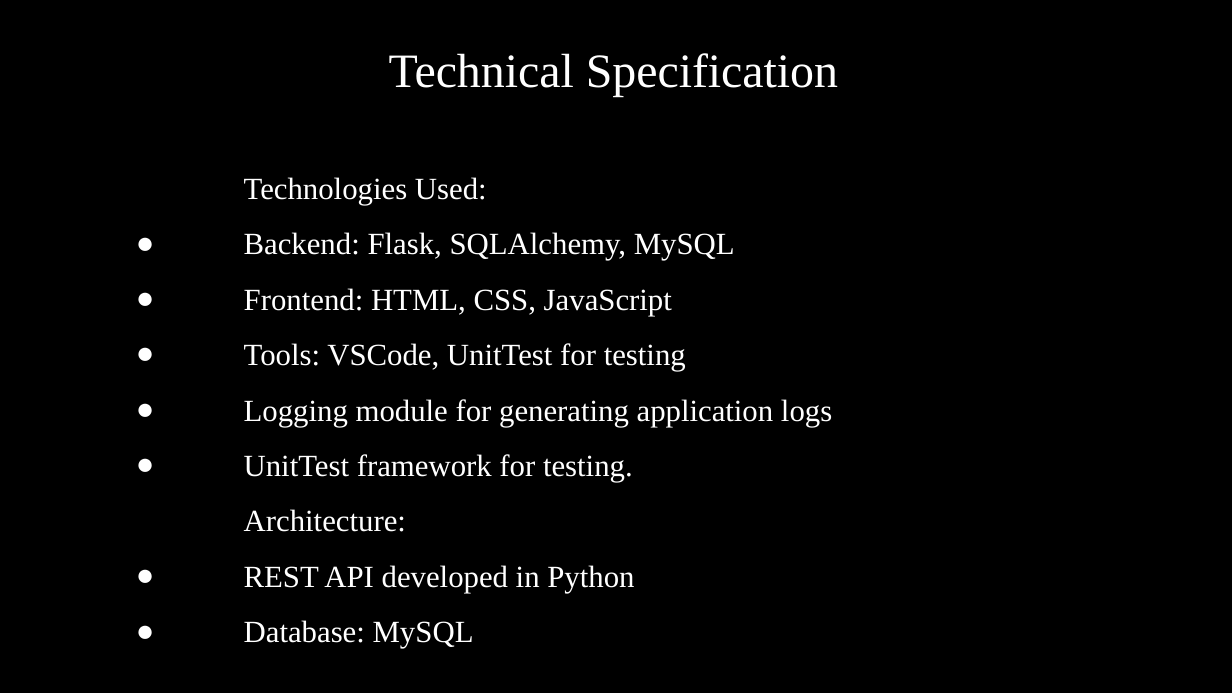
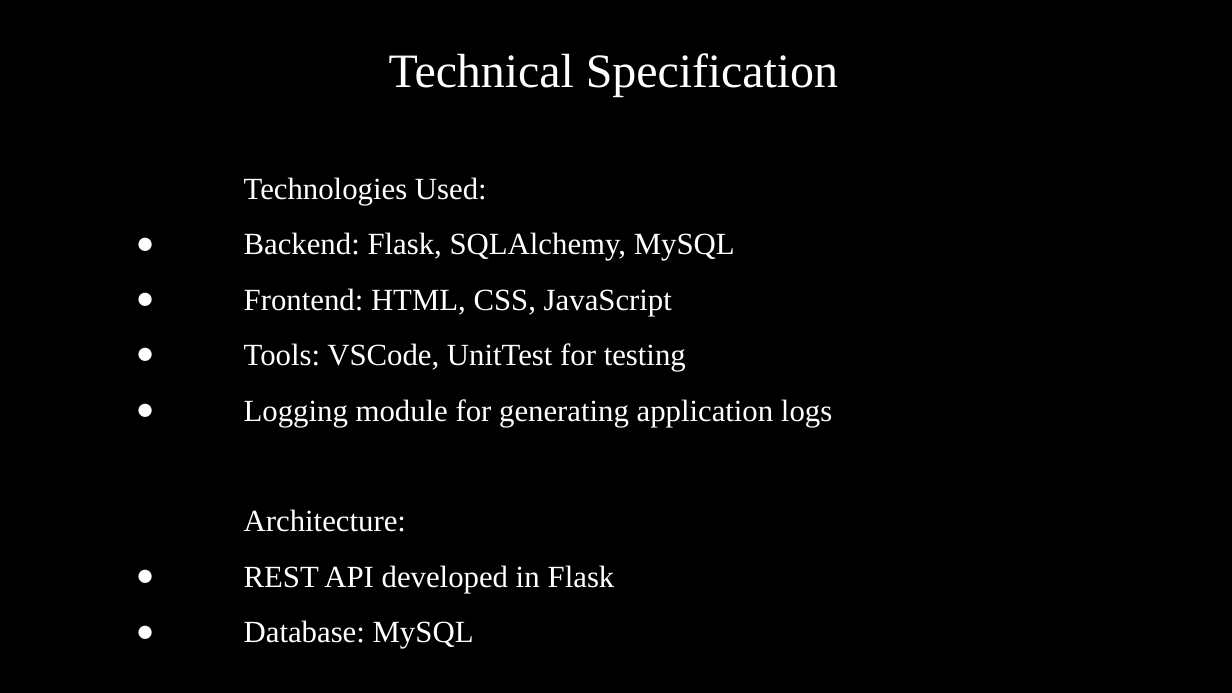
Before and after one commit to gh-gaurav/Reimbursement-Portal, a slide deck: slide 14 of Reimbursement Portal-1.pptx (slide 13 before the commit). Drawn at 1232x693 pixels with LibreOffice and Linux fonts; fonts in the diff are those of the drawing. Boxes give left, top, right and bottom in pixels: in the first picture for what was removed or moved away, otherwise in the second. Text is boxed around its words. In the diff, an @@ line names an element or a change of style, - is before the commit and + after.

```diff
--- a/Reimbursement Portal-1.pptx
+++ b/Reimbursement Portal-1.pptx
@@ text at box(244, 454, 633, 482): paragraph removed @@
-● UnitTest framework for testing.
@@ text at box(244, 565, 615, 593): text changed @@
-● REST API developed in Python
+● REST API developed in Flask
```
Also in this commit, not shown: 4 slides added, 3 slides removed, 5 other files.
